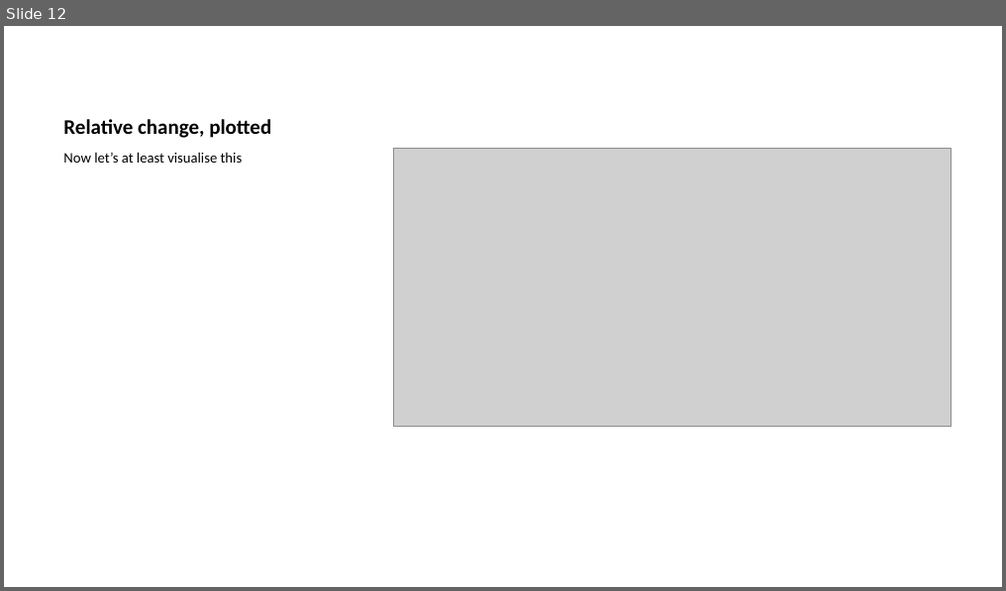
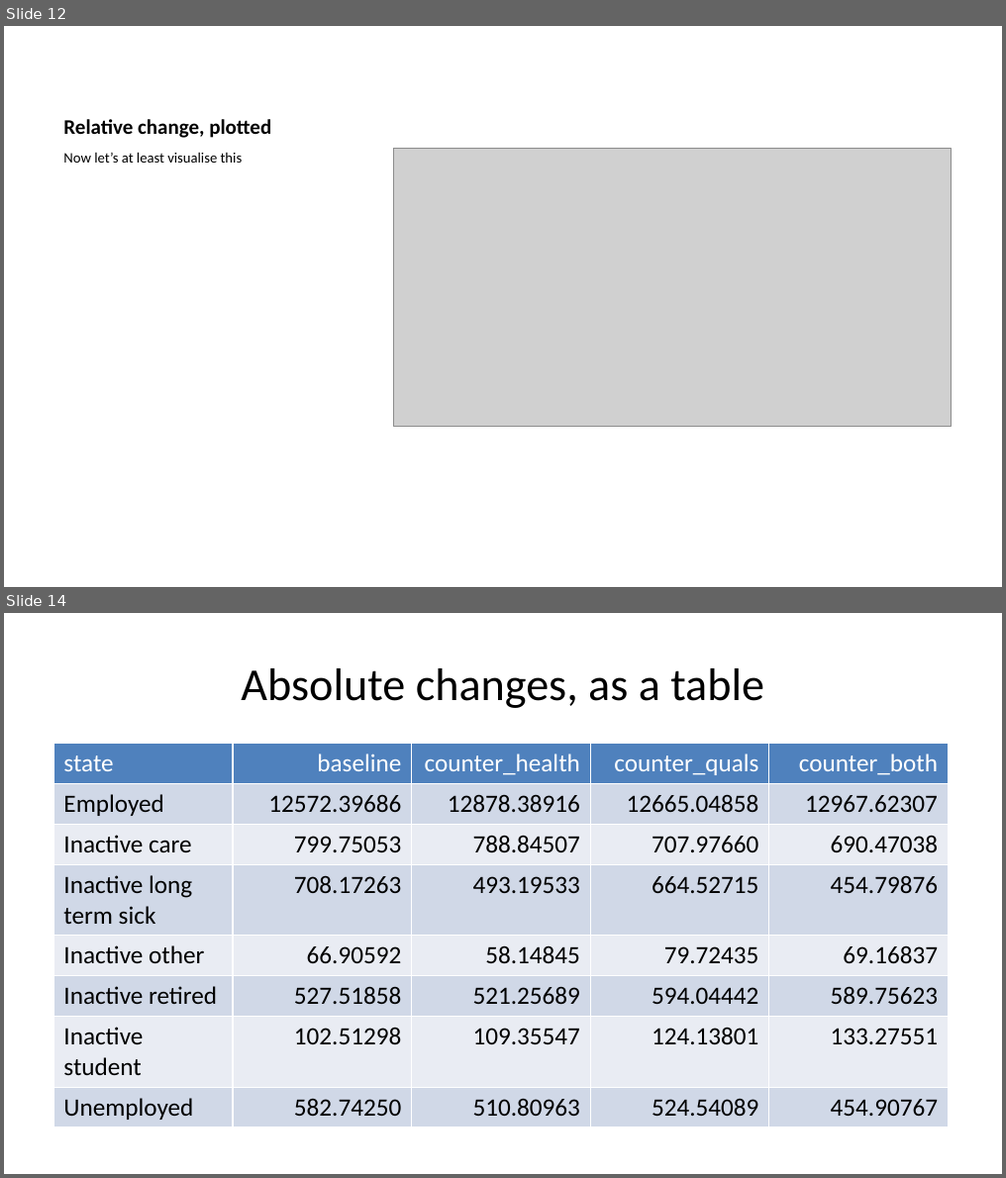
Before and after one commit to CatherineFoster/EconomicInactivity2, a slide deck: notebooks/21_summary_presentation.pptx. Shown one above the other, each under a label of ours: slide 12 before the commit, slides 12 and 14 after it; the slides between them are not shown. The pictures are 1006x591 and 1006x1178 pixels, drawn with LibreOffice and Linux fonts; fonts in the diff are those of the drawing; grey boxes stand for pictures. Boxes give left, top, right and bottom in pixels: in the first picture for what was removed or moved away, otherwise in the second. Text is boxed around its words. In the diff, an @@ line names an element or a change of style, - is before the commit and + after.

```diff
--- a/notebooks/21_summary_presentation.pptx
+++ b/notebooks/21_summary_presentation.pptx
@@ slide 14 added at [4,613,1002,1174], background #FFFFFF @@
@@ title added at [241,668,764,708], 33 pt, text #000000 @@
+Absolute changes, as a table
@@ table added at [54,744,947,1124], 8 rows, 5 columns @@
+state | baseline | counter_health | counter_quals | counter_both
+Employed | 12572.39686 | 12878.38916 | 12665.04858 | 12967.62307
+Inactive care | 799.75053 | 788.84507 | 707.97660 | 690.47038
+Inactive long term sick | 708.17263 | 493.19533 | 664.52715 | 454.79876
+Inactive other | 66.90592 | 58.14845 | 79.72435 | 69.16837
+Inactive retired | 527.51858 | 521.25689 | 594.04442 | 589.75623
+Inactive student | 102.51298 | 109.35547 | 124.13801 | 133.27551
+Unemployed | 582.74250 | 510.80963 | 524.54089 | 454.90767
```
Also in this commit, not shown: 1 slide changed, 3 other slides added, 2 other files.
